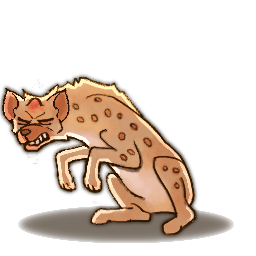
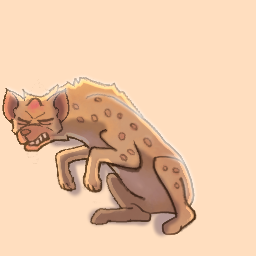
The second 256 x 256 image is a revision of the first. Changes to its layers:
removed layer "colorize 30 100 20" (was 40%) over bbox(0, 72, 234, 243)
added layer "Shaded copy" (multiply, 40%) above "fuzzy line blur 5 5 x2merged copy #1" over bbox(5, 91, 183, 240)
added layer "fuzzy line blur 5 5 x2merged copy #1" (screen) above "color copy" over bbox(0, 72, 199, 213)
added layer "color copy" (color, 40%) above "Polish" over bbox(0, 0, 256, 256)
renamed "unsharp 5 .5 0" to "unsharp", hid it, opacity 35% → 100% over bbox(2, 77, 196, 235)
hid "merged levels 185 #1" over bbox(18, 206, 234, 243)
hid "fuzzy line blur 5 5 x2merged" over bbox(0, 72, 201, 240)
